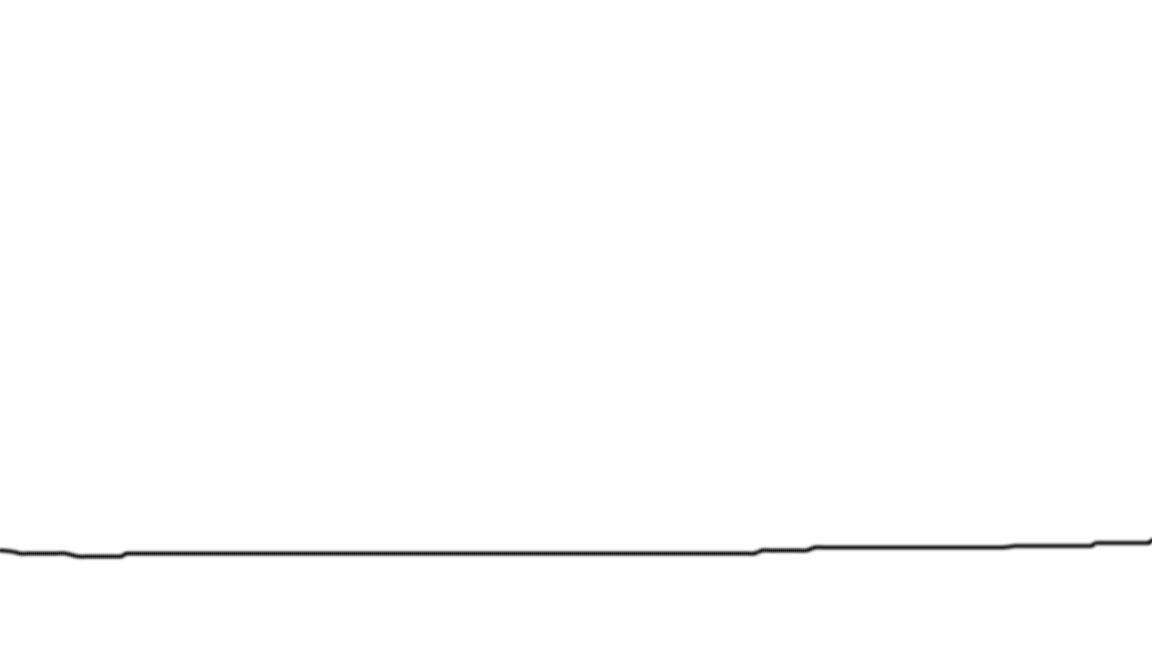
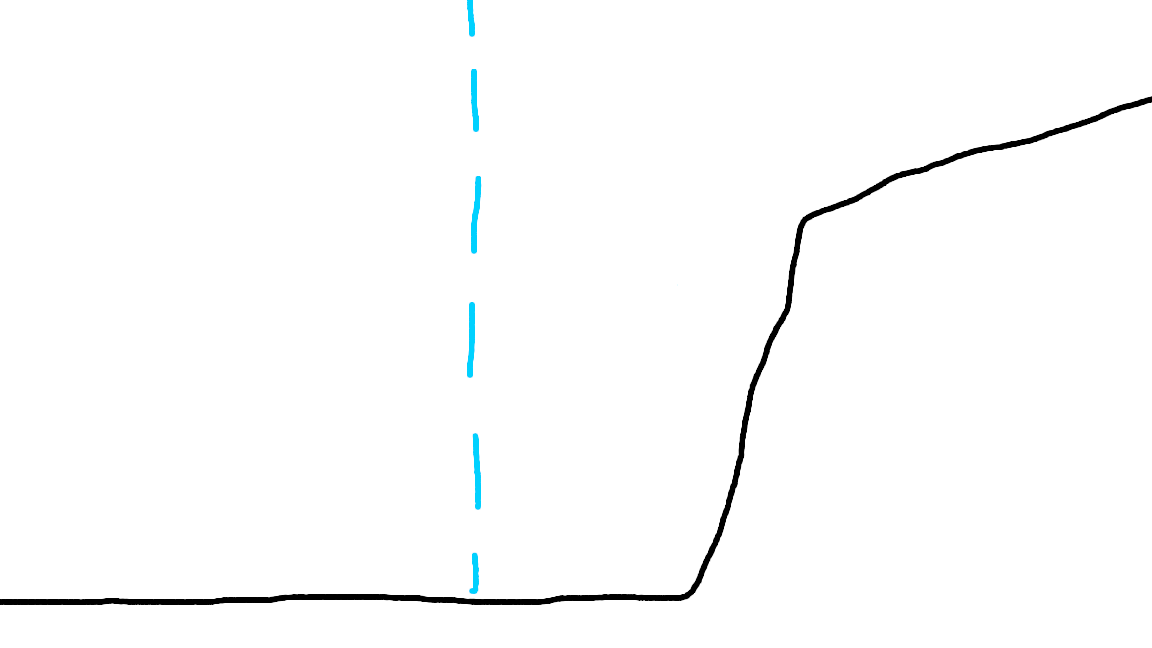
The second 1152×648 image is a revision of the first. Changes to its layers:
painted on "Background" over [left=0, top=0, right=1152, bottom=605]
